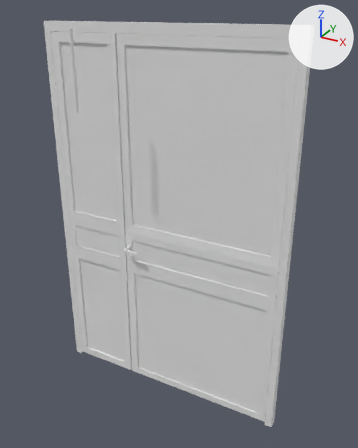
The Blender file Puerta de metal modelo 3D.blend, before and after one commit.
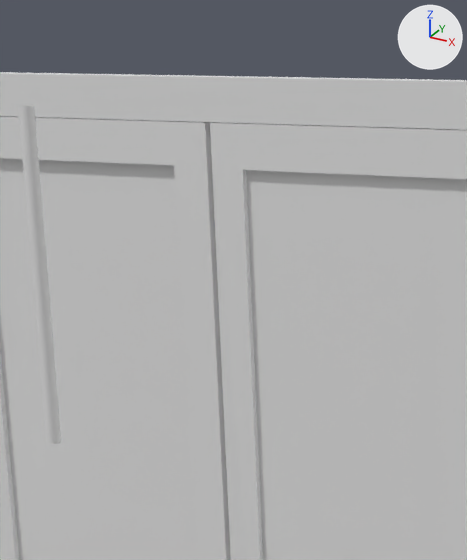
The first picture shows the older version from a camera (50 mm lens) standing at (1.06, -2.16, 1.13) and looking at (-0.1, -0.05, 0.07). The close-ups show both versions on the part from 18% to 50% of the width and 1% to 32% of the height of that picture; other places that the commit changed are outside them. The axes (+X, +Y, +Z) are drawn at upper right. The lights are the same throughout.

Names of what the first close-up shows: 'Circle', 'Marco de la puerta de metal', 'Puerta de metal 1', 'Puerta de metal 2 chica'.
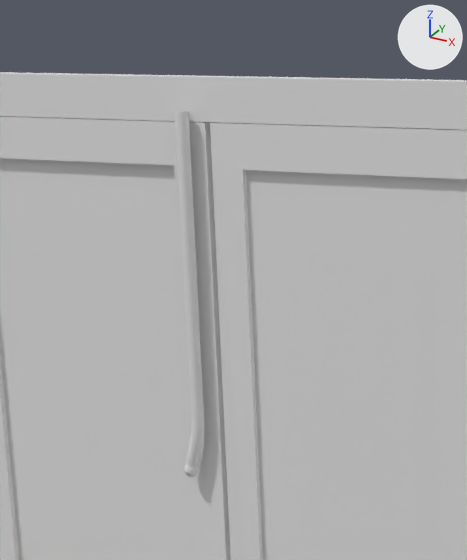
Pixel boxes [x1, y1, x2, y2] of what changed, in the close-ups (467 x 560 px):
'Circle', deleted: before [18, 106, 61, 444]
'Cylinder', added: after [175, 111, 204, 477]

What changed in the scene script:
```text
Add me_cylinder_005:
    me_cylinder_005.from_pydata(...)  # 621 vertices, 609 faces, 12 loose edges; spans x -2.85..1.0, y -1.05..1.05, z -1.41..1.0
    me_cylinder_005.polygons.foreach_set('use_smooth', [True] * 609)
Remove ob_circle:
    ob_circle = bpy.data.objects.new('Circle', me_circle_001)
    ob_circle.location = (-0.495, -0.321, 0.853)
    ob_circle.scale = (0.0142, 0.0142, 0.0142)
Add ob_cylinder:
    ob_cylinder = bpy.data.objects.new('Cylinder', me_cylinder_005)
    ob_cylinder.location = (-0.493, -0.039, 0.836)
    ob_cylinder.scale = (0.0083, 0.0083, 0.185)
```
